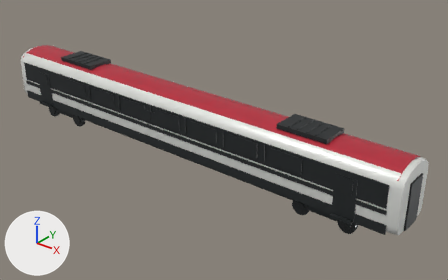
An edit to the glTF model public/models/railjet-lab/blender/railjet-classic-restaurant.glb, drawn before and after from the same camera.
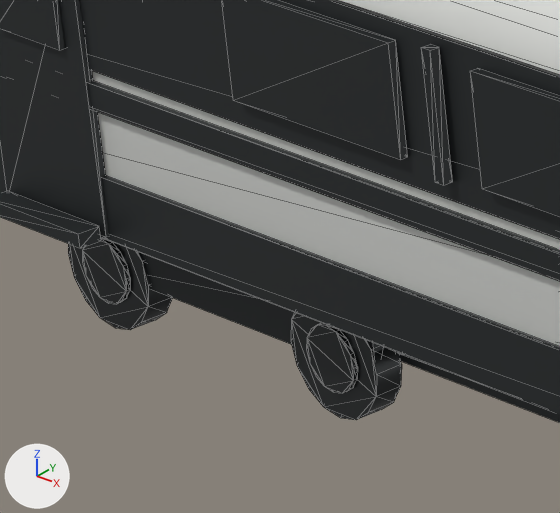
The first picture shows the older version from a 50 mm lens placed at (21.4, -23.3, 16.4), pointed at (1.9, 1.0, 1.3). The close-ups show the older and then the newer version on the part from 9% to 23% of the width and 29% to 49% of the height of that picture. Only the edits that show in the close-ups are written down. Arrows for +X, +Y and +Z are at lower left; the lights stay in place. The close-ups show mesh edges as thin lines. Where no turn or scale is listed for an object, it has been applied to the vertices.

Names of what the first close-up shows: 'railjet_restaurant_lofted_body', 'restaurant_bogie_a_brake_disc_-1_0', 'restaurant_bogie_a_brake_disc_-1_1', 'restaurant_bogie_a_sideframe_-1', 'restaurant_bogie_a_wheel_-1_0', 'restaurant_bogie_a_wheel_-1_1', 'restaurant_door_-1_0', 'restaurant_door_step_-1_0', 'restaurant_lower_skirt_-1', 'restaurant_red_belt_-1', 'restaurant_window_-1_0', 'restaurant_window_-1_1', 'restaurant_window_band_-1' and 3 more.
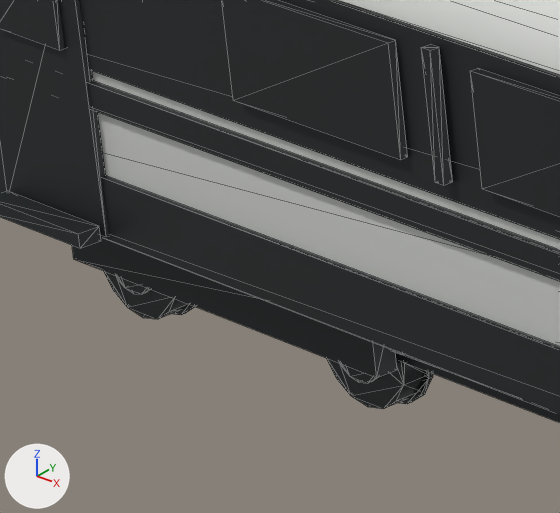
Pixel boxes (x1, y1, x2, y2) of what changed, in the close-ups (560 x 513 px):
```json
{"object": "restaurant_bogie_a_wheel_-1_1", "change": "moved", "before": [291, 312, 402, 420], "after": [326, 358, 426, 409]}
{"object": "restaurant_bogie_a_wheel_-1_0", "change": "moved", "before": [68, 240, 172, 330], "after": [104, 271, 189, 319]}
{"object": "restaurant_bogie_a_brake_disc_-1_1", "change": "moved", "before": [306, 323, 357, 394], "after": [340, 364, 377, 383]}
{"object": "restaurant_bogie_a_brake_disc_-1_0", "change": "moved", "before": [82, 237, 130, 304], "after": [116, 276, 151, 294]}
{"object": "restaurant_bogie_a_flange_-1_1", "change": "added", "after": [399, 371, 433, 404]}
{"object": "restaurant_bogie_a_flange_-1_0", "change": "added", "after": [173, 304, 195, 315], "on screen": "mostly hidden"}
```

Edits to the scene script, one JSON object a line:
```json
{"op": "set", "path": "ob_restaurant_bogie_a_brake_disc__1_0.location", "old": "(-1.25, -1.085, 0.46)", "new": "(-1.25, -0.863, 0.46)"}
{"op": "set", "path": "ob_restaurant_bogie_a_brake_disc__1_1.location", "old": "(1.25, -1.085, 0.46)", "new": "(1.25, -0.863, 0.46)"}
{"op": "set", "path": "ob_restaurant_bogie_a_wheel__1_0.location", "old": "(-1.25, -0.96, 0.46)", "new": "(-1.25, -0.718, 0.46)"}
{"op": "set", "path": "ob_restaurant_bogie_a_wheel__1_1.location", "old": "(1.25, -0.96, 0.46)", "new": "(1.25, -0.718, 0.46)"}
{"op": "add", "block": "ob_restaurant_bogie_a_flange__1_1", "code": ["ob_restaurant_bogie_a_flange__1_1 = bpy.data.objects.new('restaurant_bogie_a_flange_-1_1', me_rj_unitcylinder_16)", "ob_restaurant_bogie_a_flange__1_1.parent = ob_restaurant_bogie_a", "ob_restaurant_bogie_a_flange__1_1.location = (1.25, -0.613, 0.46)", "ob_restaurant_bogie_a_flange__1_1.rotation_euler = (1.571, 0.0, 0.0)  # degrees (90, 0, 0)", "ob_restaurant_bogie_a_flange__1_1.scale = (0.984, 0.984, 0.035)"]}
{"op": "add", "block": "ob_restaurant_bogie_a_flange__1_0", "code": ["ob_restaurant_bogie_a_flange__1_0 = bpy.data.objects.new('restaurant_bogie_a_flange_-1_0', me_rj_unitcylinder_16)", "ob_restaurant_bogie_a_flange__1_0.parent = ob_restaurant_bogie_a", "ob_restaurant_bogie_a_flange__1_0.location = (-1.25, -0.613, 0.46)", "ob_restaurant_bogie_a_flange__1_0.rotation_euler = (1.571, 0.0, 0.0)  # degrees (90, 0, 0)", "ob_restaurant_bogie_a_flange__1_0.scale = (0.984, 0.984, 0.035)"]}
```
